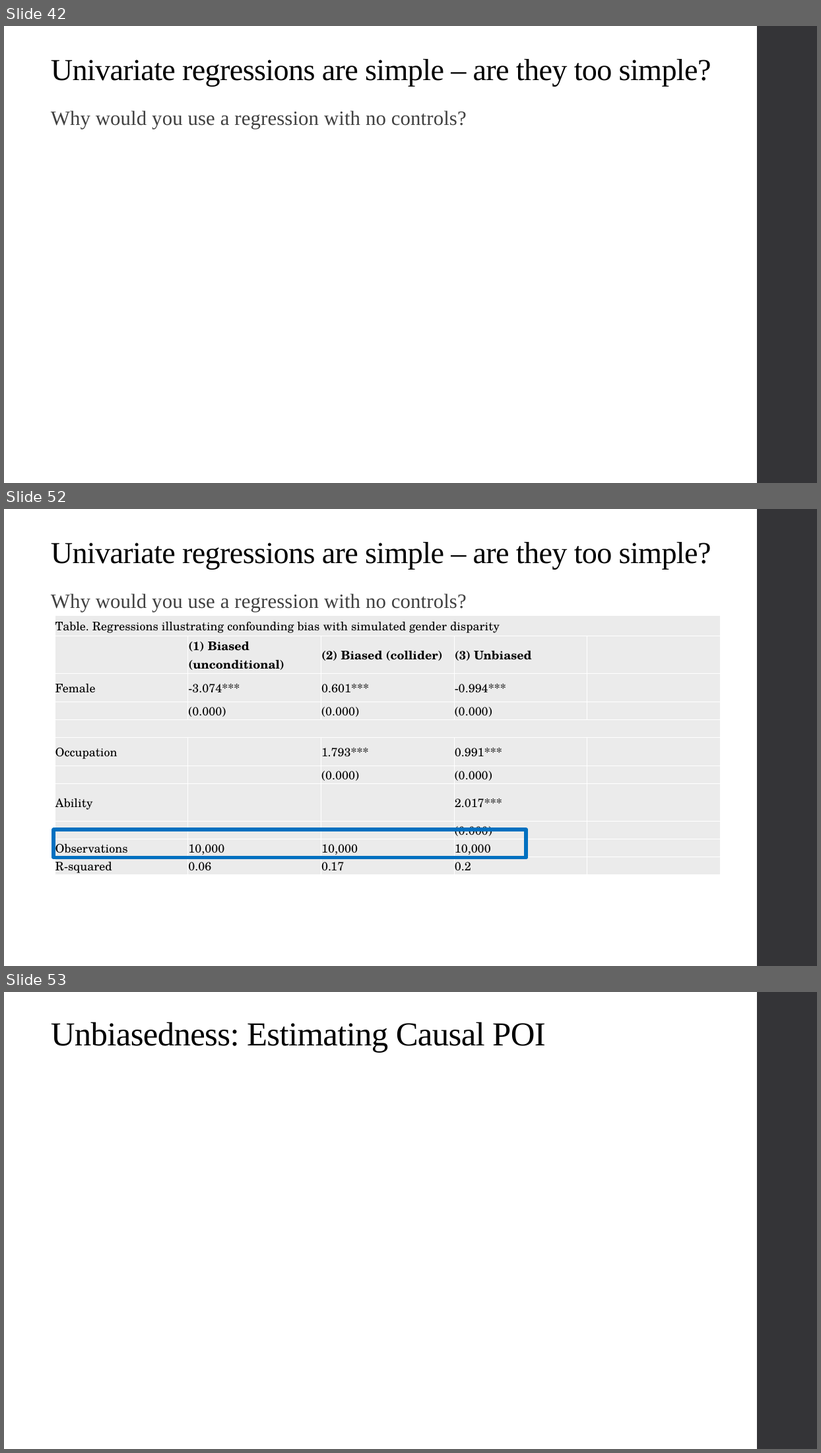
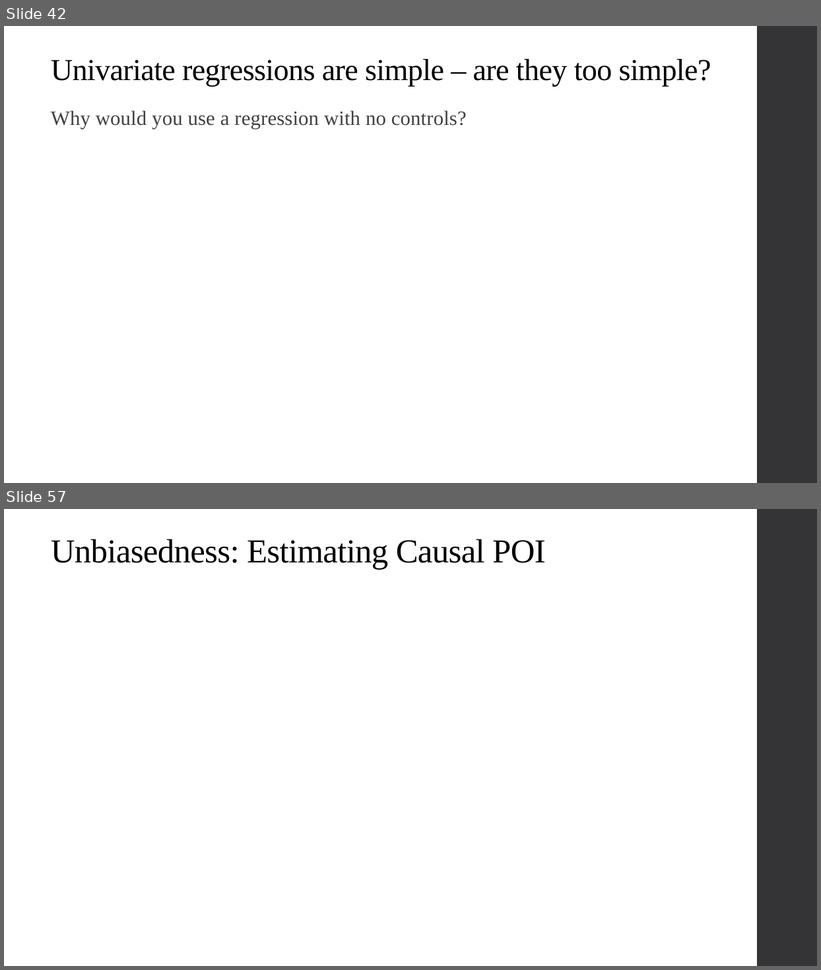
Before and after one commit to alex-hoagland/HAD5744, a slide deck: Lecture02_UnivariateOLS/Lecture2_OLS.pptx. Shown one above the other, each under a label of ours: slides 42, 52 and 53 before the commit, slides 42 and 57 after it; the slides between them are not shown. The pictures are 821x1453 and 821x970 pixels, drawn with LibreOffice and Linux fonts; fonts in the diff are those of the drawing; grey boxes stand for pictures. Boxes give left, top, right and bottom in pixels: in the first picture for what was removed or moved away, otherwise in the second. Text is boxed around its words. In the diff, an @@ line names an element or a change of style, - is before the commit and + after.

```diff
--- a/Lecture02_UnivariateOLS/Lecture2_OLS.pptx
+++ b/Lecture02_UnivariateOLS/Lecture2_OLS.pptx
@@ slide 52 removed at (4, 509, 817, 966), background #FFFFFF; not listed: 1 template element that a slide beside it also shows @@
@@ title removed at (51, 542, 712, 569) @@
-Univariate regressions are simple – are they too simple?
@@ text removed at (51, 593, 467, 612) @@
-Why would you use a regression with no controls?
@@ table removed at (55, 616, 719, 876), 11 rows, 5 columns @@
-Table. Regressions illustrating confounding bias with simulated gender disparity |  |  |  | 
- | (1) Biased (unconditional) | (2) Biased (collider) | (3) Unbiased | 
-Female | -3.074*** | 0.601*** | -0.994*** | 
- | (0.000) | (0.000) | (0.000) | 
- |  |  |  | 
-Occupation |  | 1.793*** | 0.991*** | 
- |  | (0.000) | (0.000) | 
-Ability |  |  | 2.017*** | 
- |  |  | (0.000) | 
-Observations | 10,000 | 10,000 | 10,000 | 
-R-squared | 0.06 | 0.17 | 0.2 | 
@@ rectangle removed at (54, 830, 526, 858) @@
@@ what was slide 53 is now slide 57 @@
```
Also in this commit, not shown: 10 slides changed, 5 slides added.
